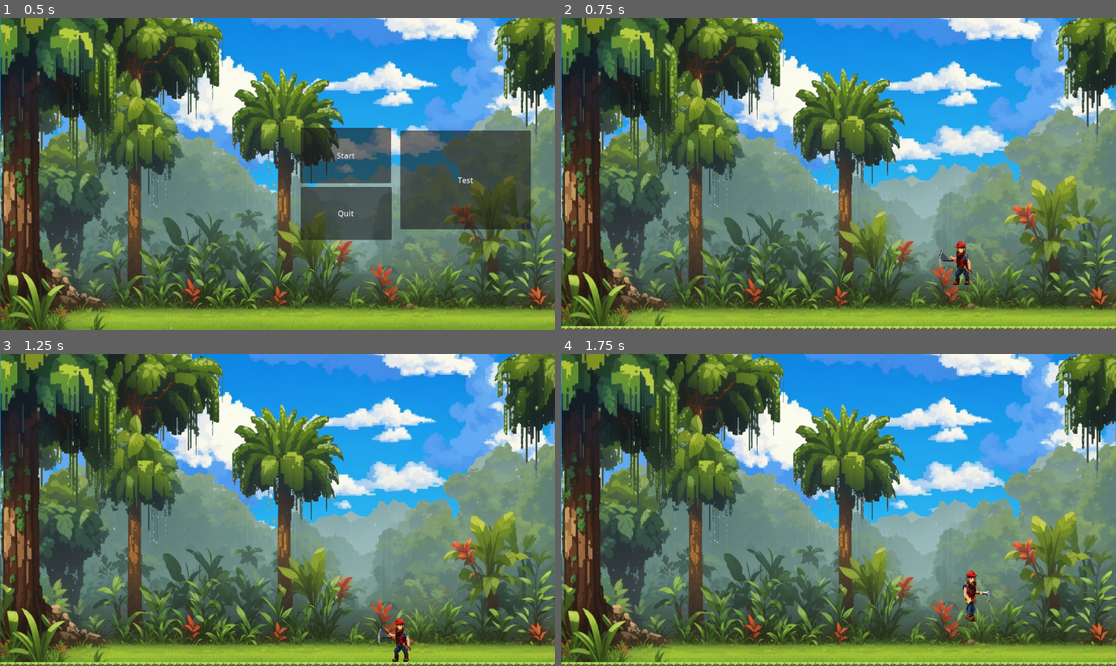
Above: before the commit, frames 1-4 (two rows, left to right).
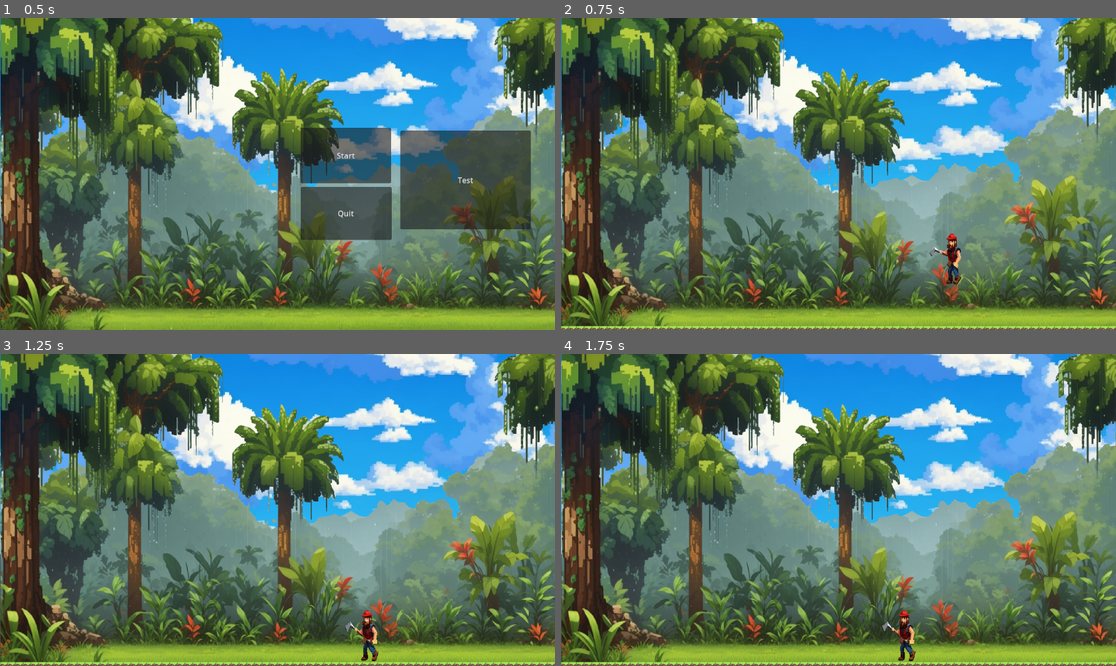
Above: after the commit, the same moments.

Repository: taylordallimore/Ape_Arborist
Game: Godot game, scene res://main.tscn
The game is run twice, just before and just after one commit, with the same random seed, the same clock (stepped at 60 frames per second) and the same inputs.
Inputs (mouse positions are in pixels of both pictures, inside the frame that each line leads up to):
- Up to frame 1 (0.5 s): no input
- Up to frame 2 (0.75 s): click "Start" at 0.5 s
- Up to frame 3 (1.25 s): no input
- Up to frame 4 (1.75 s): tap Enter (ui_accept) at 1.25 s; move the mouse to (960, 494) at 1.27 s; hold Right (ui_right) from 1.28 s (still down); hold Enter (ui_accept) from 1.28 s (still down); click (960, 494) at 1.42 s

Frame 1 is identical in both runs. In frame 2, 0.6% of the frame differs, in the area x 66-75%, y 69-86%; in frame 3, 0.7%, in the area x 62-75%, y 82-99%; in frame 4, 0.7%.

Commit message:
Added spawner

Diff:
--- a/Marker2D.gd
+++ b/Marker2D.gd
@@ -7,7 +7,9 @@
 
 
 func spawn():
-	var spawnling = spawnling_scene.instance()
-	spawnling.position = position
-	get_parent().add_child(spawnling)
-	# queue_free()
+	var spawnling = spawnling_scene.instantiate()
+	add_child(spawnling)
+	return spawnling
+
+func _on_timer_timeout():
+	spawn()
--- /dev/null
+++ b/Timer.gd
@@ -0,0 +1,19 @@
+extends Timer
+
+
+var lumber = preload("res://lumberjack.tscn")
+var lumber2 = preload("res://lumberjack.tscn")
+var lumber3 = preload("res://lumberjack.tscn")
+
+
+func _on_timeout():
+	randomize()
+	var lumberjack = lumber.instantiate()
+	var lumberjack2 = lumber2.instantiate()
+	var lumberjack3 = lumber3.instantiate()
+	add_child(lumberjack)
+	add_child(lumberjack2)
+	add_child(lumberjack3)
+	lumberjack.position = Vector2(200, 500)
+	lumberjack2.position = Vector2(300, 500)
+	lumberjack3.position = Vector2(400, 500)
--- /dev/null
+++ b/level_1.gd
@@ -0,0 +1,22 @@
+extends Node2D
+
+
+# var max_lumberjacks = 0
+var total_lumberjacks = 0
+@onready var lumberjacks = []
+# Called when the node enters the scene tree for the first time.
+func _ready():
+	$Spawner2D.spawn()
+	lumberjacks.append($Spawner2D)
+
+
+# Called every frame. 'delta' is the elapsed time since the previous frame.
+func _process(_delta):
+
+
+	if  lumberjacks.size() < 14:
+		lumberjacks.append(1)
+		total_lumberjacks += 1
+
+	# if lumberjacks.size()== 15:
+	# 	get_tree().change_scene_to_file("res://level_2.tscn")
--- a/level_1.tscn
+++ b/level_1.tscn
@@ -1,10 +1,10 @@
-[gd_scene load_steps=7 format=3 uid="uid://be67tw26ua16f"]
+[gd_scene load_steps=8 format=3 uid="uid://be67tw26ua16f"]
 
 [ext_resource type="PackedScene" uid="uid://b5duv7akkuhok" path="res://bg.tscn" id="1_0e2x1"]
+[ext_resource type="Script" path="res://level_1.gd" id="1_46e6q"]
 [ext_resource type="Texture2D" uid="uid://j5vtsox467i4" path="res://assets/tileset.png" id="1_ejclg"]
 [ext_resource type="PackedScene" uid="uid://cn2q8kmjstev0" path="res://lumberjack.tscn" id="3_qyo7w"]
-
-[sub_resource type="GDScript" id="GDScript_il7fe"]
+[ext_resource type="PackedScene" uid="uid://iiarnn756g7j" path="res://spawner_2d.tscn" id="4_sj4hu"]
 
 [sub_resource type="TileSetAtlasSource" id="TileSetAtlasSource_vc6k3"]
 texture = ExtResource("1_ejclg")
@@ -416,7 +416,7 @@
 sources/0 = SubResource("TileSetAtlasSource_vc6k3")
 
 [node name="Level1" type="Node2D"]
-script = SubResource("GDScript_il7fe")
+script = ExtResource("1_46e6q")
 
 [node name="TileMap" type="TileMap" parent="."]
 tile_set = SubResource("TileSet_w3spe")
@@ -429,3 +429,9 @@
 position = Vector2(817, 485)
 floor_max_angle = 1.77325
 floor_snap_length = 5.9
+
+[node name="Spawner2D" parent="." instance=ExtResource("4_sj4hu")]
+position = Vector2(2258, 547)
+
+[connection signal="ready" from="." to="." method="_on_ready"]
+[connection signal="ready" from="Spawner2D" to="." method="_on_spawner_2d_ready"]
--- a/lumberjack.gd
+++ b/lumberjack.gd
@@ -1,35 +1,53 @@
 extends CharacterBody2D
 
 
-const SPEED = 100.0
-const JUMP_VELOCITY = -400.0
+const SPEED = 1.0
+# const JUMP_VELOCITY = -400.0
 
 # Get the gravity from the project settings to be synced with RigidBody nodes.
 var gravity = ProjectSettings.get_setting("physics/2d/default_gravity")
+var health = 100
 
 @onready var anim = get_node("AnimationPlayer")
+
+func _ready():
+	velocity.x -=  100 *SPEED
+
 
 func _physics_process(delta):
 	# Add the gravity.
 	if not is_on_floor():
 		velocity.y += gravity * delta
 
-	# Handle Jump.
-	if Input.is_action_just_pressed("ui_accept") and is_on_floor():
-		velocity.y = JUMP_VELOCITY
+	if health <= 0:
+		anim.play("Death")
+		velocity.x = 0
+		velocity.y = 0
+		rotation_degrees = 90
+		return
 
-	# Get the input direction and handle the movement/deceleration.
-	# As good practice, you should replace UI actions with custom gameplay actions.
-	var direction = Input.get_axis("ui_left", "ui_right")
-	if direction == -1:
-		get_node("AnimatedSprite2D").flip_h = true
-	elif direction == 1:
-		get_node("AnimatedSprite2D").flip_h = false
-	if direction:
-		velocity.x = direction * SPEED
+
+	if velocity.x == 0:
+		anim.play("Hit")
+	else:
 		anim.play("Walk")
-	else:
-		velocity.x = move_toward(velocity.x, 0, SPEED)
-		anim.play("Hit")
 
+			##
 	move_and_slide()
+
+			# Handle Jump.
+			# if Input.is_action_just_pressed("ui_accept") and is_on_floor():
+			# 	velocity.y = JUMP_VELOCITYS
+
+			# Get the input direction and handle the movement/deceleration.
+			# As good practice, you should replace UI actions with custom gameplay actions.
+			# var direction = Input.get_axis("ui_left", "ui_right")
+			# if direction == -1:
+			# 	get_node("AnimatedSprite2D").flip_h = true
+			# elif direction == 1:
+			# 	get_node("AnimatedSprite2D").flip_h = false
+			# if direction:
+			#
+			# 	anim.play("Walk")
+			# else:
+			# 	velocity.x = move_toward(velocity.x, 0, SPEED)
--- a/lumberjack.tscn
+++ b/lumberjack.tscn
@@ -7,173 +7,6 @@
 [sub_resource type="CapsuleShape2D" id="CapsuleShape2D_5lr7n"]
 radius = 36.7136
 height = 101.662
-
-[sub_resource type="AtlasTexture" id="AtlasTexture_in3rt"]
-atlas = ExtResource("2_c3t2p")
-region = Rect2(0, 0, 169, 170)
-
-[sub_resource type="AtlasTexture" id="AtlasTexture_ptb2c"]
-atlas = ExtResource("2_c3t2p")
-region = Rect2(169, 0, 169, 170)
-
-[sub_resource type="AtlasTexture" id="AtlasTexture_a4ava"]
-atlas = ExtResource("2_c3t2p")
-region = Rect2(338, 0, 169, 170)
-
-[sub_resource type="AtlasTexture" id="AtlasTexture_f4wyc"]
-atlas = ExtResource("2_c3t2p")
-region = Rect2(507, 0, 169, 170)
-
-[sub_resource type="AtlasTexture" id="AtlasTexture_ep65v"]
-atlas = ExtResource("2_c3t2p")
-region = Rect2(0, 170, 169, 170)
-
-[sub_resource type="AtlasTexture" id="AtlasTexture_yycvm"]
-atlas = ExtResource("2_c3t2p")
-region = Rect2(169, 170, 169, 170)
-
-[sub_resource type="AtlasTexture" id="AtlasTexture_6csma"]
-atlas = ExtResource("2_c3t2p")
-region = Rect2(338, 170, 169, 170)
-
-[sub_resource type="AtlasTexture" id="AtlasTexture_mk8s4"]
-atlas = ExtResource("2_c3t2p")
-region = Rect2(507, 170, 169, 170)
-
-[sub_resource type="AtlasTexture" id="AtlasTexture_84bmu"]
-atlas = ExtResource("2_c3t2p")
-region = Rect2(0, 340, 169, 170)
-
-[sub_resource type="AtlasTexture" id="AtlasTexture_3sqy3"]
-atlas = ExtResource("2_c3t2p")
-region = Rect2(169, 340, 169, 170)
-
-[sub_resource type="AtlasTexture" id="AtlasTexture_wywgq"]
-atlas = ExtResource("2_c3t2p")
-region = Rect2(338, 340, 169, 170)
-
-[sub_resource type="AtlasTexture" id="AtlasTexture_g06rt"]
-atlas = ExtResource("2_c3t2p")
-region = Rect2(507, 340, 169, 170)
-
-[sub_resource type="AtlasTexture" id="AtlasTexture_lb7es"]
-atlas = ExtResource("2_c3t2p")
-region = Rect2(0, 510, 169, 170)
-
-[sub_resource type="AtlasTexture" id="AtlasTexture_bmeu8"]
-atlas = ExtResource("2_c3t2p")
-region = Rect2(169, 510, 169, 170)
-
-[sub_resource type="AtlasTexture" id="AtlasTexture_jfkpg"]
-atlas = ExtResource("2_c3t2p")
-region = Rect2(338, 510, 169, 170)
-
-[sub_resource type="AtlasTexture" id="AtlasTexture_6csc2"]
-atlas = ExtResource("2_c3t2p")
-region = Rect2(507, 510, 169, 170)
-
-[sub_resource type="AtlasTexture" id="AtlasTexture_a5at1"]
-atlas = ExtResource("1_7fvyb")
-region = Rect2(0, 0, 163, 172)
-
-[sub_resource type="AtlasTexture" id="AtlasTexture_o35ix"]
-atlas = ExtResource("1_7fvyb")
-region = Rect2(163, 0, 163, 172)
-
-[sub_resource type="AtlasTexture" id="AtlasTexture_1a5w7"]
-atlas = ExtResource("1_7fvyb")
-region = Rect2(326, 0, 163, 172)
-
-[sub_resource type="AtlasTexture" id="AtlasTexture_a76vc"]
-atlas = ExtResource("1_7fvyb")
-region = Rect2(0, 172, 163, 172)
-
-[sub_resource type="AtlasTexture" id="AtlasTexture_4omw0"]
-atlas = ExtResource("1_7fvyb")
-region = Rect2(163, 172, 163, 172)
-
-[sub_resource type="AtlasTexture" id="AtlasTexture_fho76"]
-atlas = ExtResource("1_7fvyb")
-region = Rect2(326, 172, 163, 172)
-
-[sub_resource type="SpriteFrames" id="SpriteFrames_q0ub0"]
-animations = [{
-"frames": [{
-"duration": 1.0,
-"texture": SubResource("AtlasTexture_in3rt")
-}, {
-"duration": 1.0,
-"texture": SubResource("AtlasTexture_ptb2c")
-}, {
-"duration": 1.0,
-"texture": SubResource("AtlasTexture_a4ava")
-}, {
-"duration": 1.0,
-"texture": SubResource("AtlasTexture_f4wyc")
-}, {
-"duration": 1.0,
-"texture": SubResource("AtlasTexture_ep65v")
-}, {
-"duration": 1.0,
-"texture": SubResource("AtlasTexture_yycvm")
-}, {
-"duration": 1.0,
-"texture": SubResource("AtlasTexture_6csma")
-}, {
-"duration": 1.0,
-"texture": SubResource("AtlasTexture_mk8s4")
-}, {
-"duration": 1.0,
-"texture": SubResource("AtlasTexture_84bmu")
-}, {
-"duration": 1.0,
-"texture": SubResource("AtlasTexture_3sqy3")
-}, {
-"duration": 1.0,
-"texture": SubResource("AtlasTexture_wywgq")
-}, {
-"duration": 1.0,
-"texture": SubResource("AtlasTexture_g06rt")
-}, {
-"duration": 1.0,
-"texture": SubResource("AtlasTexture_lb7es")
-}, {
-"duration": 1.0,
-"texture": SubResource("AtlasTexture_bmeu8")
-}, {
-"duration": 1.0,
-"texture": SubResource("AtlasTexture_jfkpg")
-}, {
-"duration": 1.0,
-"texture": SubResource("AtlasTexture_6csc2")
-}],
-"loop": true,
-"name": &"Hit",
-"speed": 5.0
-}, {
-"frames": [{
-"duration": 1.0,
-"texture": SubResource("AtlasTexture_a5at1")
-}, {
-"duration": 1.0,
-"texture": SubResource("AtlasTexture_o35ix")
-}, {
-"duration": 1.0,
-"texture": SubResource("AtlasTexture_1a5w7")
-}, {
-"duration": 1.0,
-"texture": SubResource("AtlasTexture_a76vc")
-}, {
-"duration": 1.0,
-"texture": SubResource("AtlasTexture_4omw0")
-}, {
-"duration": 1.0,
-"texture": SubResource("AtlasTexture_fho76")
-}],
-"loop": false,
-"name": &"Walk",
-"speed": 5.0
-}]
 
 [sub_resource type="Animation" id="Animation_6c1qc"]
 length = 0.001
@@ -268,6 +101,173 @@
 "Walk": SubResource("Animation_akboq")
 }
 
+[sub_resource type="AtlasTexture" id="AtlasTexture_in3rt"]
+atlas = ExtResource("2_c3t2p")
+region = Rect2(0, 0, 169, 170)
+
+[sub_resource type="AtlasTexture" id="AtlasTexture_ptb2c"]
+atlas = ExtResource("2_c3t2p")
+region = Rect2(169, 0, 169, 170)
+
+[sub_resource type="AtlasTexture" id="AtlasTexture_a4ava"]
+atlas = ExtResource("2_c3t2p")
+region = Rect2(338, 0, 169, 170)
+
+[sub_resource type="AtlasTexture" id="AtlasTexture_f4wyc"]
+atlas = ExtResource("2_c3t2p")
+region = Rect2(507, 0, 169, 170)
+
+[sub_resource type="AtlasTexture" id="AtlasTexture_ep65v"]
+atlas = ExtResource("2_c3t2p")
+region = Rect2(0, 170, 169, 170)
+
+[sub_resource type="AtlasTexture" id="AtlasTexture_yycvm"]
+atlas = ExtResource("2_c3t2p")
+region = Rect2(169, 170, 169, 170)
+
+[sub_resource type="AtlasTexture" id="AtlasTexture_6csma"]
+atlas = ExtResource("2_c3t2p")
+region = Rect2(338, 170, 169, 170)
+
+[sub_resource type="AtlasTexture" id="AtlasTexture_mk8s4"]
+atlas = ExtResource("2_c3t2p")
+region = Rect2(507, 170, 169, 170)
+
+[sub_resource type="AtlasTexture" id="AtlasTexture_84bmu"]
+atlas = ExtResource("2_c3t2p")
+region = Rect2(0, 340, 169, 170)
+
+[sub_resource type="AtlasTexture" id="AtlasTexture_3sqy3"]
+atlas = ExtResource("2_c3t2p")
+region = Rect2(169, 340, 169, 170)
+
+[sub_resource type="AtlasTexture" id="AtlasTexture_wywgq"]
+atlas = ExtResource("2_c3t2p")
+region = Rect2(338, 340, 169, 170)
+
+[sub_resource type="AtlasTexture" id="AtlasTexture_g06rt"]
+atlas = ExtResource("2_c3t2p")
+region = Rect2(507, 340, 169, 170)
+
+[sub_resource type="AtlasTexture" id="AtlasTexture_lb7es"]
+atlas = ExtResource("2_c3t2p")
+region = Rect2(0, 510, 169, 170)
+
+[sub_resource type="AtlasTexture" id="AtlasTexture_bmeu8"]
+atlas = ExtResource("2_c3t2p")
+region = Rect2(169, 510, 169, 170)
+
+[sub_resource type="AtlasTexture" id="AtlasTexture_jfkpg"]
+atlas = ExtResource("2_c3t2p")
+region = Rect2(338, 510, 169, 170)
+
+[sub_resource type="AtlasTexture" id="AtlasTexture_6csc2"]
+atlas = ExtResource("2_c3t2p")
+region = Rect2(507, 510, 169, 170)
+
+[sub_resource type="AtlasTexture" id="AtlasTexture_a5at1"]
+atlas = ExtResource("1_7fvyb")
+region = Rect2(0, 0, 163, 172)
+
+[sub_resource type="AtlasTexture" id="AtlasTexture_o35ix"]
+atlas = ExtResource("1_7fvyb")
+region = Rect2(163, 0, 163, 172)
+
+[sub_resource type="AtlasTexture" id="AtlasTexture_1a5w7"]
+atlas = ExtResource("1_7fvyb")
+region = Rect2(326, 0, 163, 172)
+
+[sub_resource type="AtlasTexture" id="AtlasTexture_a76vc"]
+atlas = ExtResource("1_7fvyb")
+region = Rect2(0, 172, 163, 172)
+
+[sub_resource type="AtlasTexture" id="AtlasTexture_4omw0"]
+atlas = ExtResource("1_7fvyb")
+region = Rect2(163, 172, 163, 172)
+
+[sub_resource type="AtlasTexture" id="AtlasTexture_fho76"]
+atlas = ExtResource("1_7fvyb")
+region = Rect2(326, 172, 163, 172)
+
+[sub_resource type="SpriteFrames" id="SpriteFrames_q0ub0"]
+animations = [{
+"frames": [{
+"duration": 1.0,
+"texture": SubResource("AtlasTexture_in3rt")
+}, {
+"duration": 1.0,
+"texture": SubResource("AtlasTexture_ptb2c")
+}, {
+"duration": 1.0,
+"texture": SubResource("AtlasTexture_a4ava")
+}, {
+"duration": 1.0,
+"texture": SubResource("AtlasTexture_f4wyc")
+}, {
+"duration": 1.0,
+"texture": SubResource("AtlasTexture_ep65v")
+}, {
+"duration": 1.0,
+"texture": SubResource("AtlasTexture_yycvm")
+}, {
+"duration": 1.0,
+"texture": SubResource("AtlasTexture_6csma")
+}, {
+"duration": 1.0,
+"texture": SubResource("AtlasTexture_mk8s4")
+}, {
+"duration": 1.0,
+"texture": SubResource("AtlasTexture_84bmu")
+}, {
+"duration": 1.0,
+"texture": SubResource("AtlasTexture_3sqy3")
+}, {
+"duration": 1.0,
+"texture": SubResource("AtlasTexture_wywgq")
+}, {
+"duration": 1.0,
+"texture": SubResource("AtlasTexture_g06rt")
+}, {
+"duration": 1.0,
+"texture": SubResource("AtlasTexture_lb7es")
+}, {
+"duration": 1.0,
+"texture": SubResource("AtlasTexture_bmeu8")
+}, {
+"duration": 1.0,
+"texture": SubResource("AtlasTexture_jfkpg")
+}, {
+"duration": 1.0,
+"texture": SubResource("AtlasTexture_6csc2")
+}],
+"loop": true,
+"name": &"Hit",
+"speed": 5.0
+}, {
+"frames": [{
+"duration": 1.0,
+"texture": SubResource("AtlasTexture_a5at1")
+}, {
+"duration": 1.0,
+"texture": SubResource("AtlasTexture_o35ix")
+}, {
+"duration": 1.0,
+"texture": SubResource("AtlasTexture_1a5w7")
+}, {
+"duration": 1.0,
+"texture": SubResource("AtlasTexture_a76vc")
+}, {
+"duration": 1.0,
+"texture": SubResource("AtlasTexture_4omw0")
+}, {
+"duration": 1.0,
+"texture": SubResource("AtlasTexture_fho76")
+}],
+"loop": false,
+"name": &"Walk",
+"speed": 5.0
+}]
+
 [node name="Lumberjack" type="CharacterBody2D"]
 scale = Vector2(0.789898, 1.04267)
 script = ExtResource("1_cdbgi")
@@ -275,17 +275,19 @@
 [node name="CollisionShape2D" type="CollisionShape2D" parent="."]
 position = Vector2(16.4578, 1.91816)
 shape = SubResource("CapsuleShape2D_5lr7n")
+one_way_collision = true
+
+[node name="AnimationPlayer" type="AnimationPlayer" parent="."]
+root_node = NodePath("../AnimatedSprite2D")
+libraries = {
+"": SubResource("AnimationLibrary_uh3pj")
+}
 
 [node name="AnimatedSprite2D" type="AnimatedSprite2D" parent="."]
 position = Vector2(0, 0.959078)
 scale = Vector2(0.543988, 0.601535)
 sprite_frames = SubResource("SpriteFrames_q0ub0")
 animation = &"Hit"
-frame = 2
+frame = 6
 flip_h = true
-
-[node name="AnimationPlayer" type="AnimationPlayer" parent="."]
-root_node = NodePath("../AnimatedSprite2D")
-libraries = {
-"": SubResource("AnimationLibrary_uh3pj")
-}
+metadata/_edit_lock_ = true
--- a/spawner_2d.tscn
+++ b/spawner_2d.tscn
@@ -8,3 +8,10 @@
 gizmo_extents = 50.0
 script = ExtResource("1_fr8ur")
 spawnling_scene = ExtResource("2_vbsg8")
+
+[node name="Timer" type="Timer" parent="."]
+wait_time = 5.0
+autostart = true
+
+[connection signal="spawned" from="." to="." method="_on_spawned"]
+[connection signal="timeout" from="Timer" to="." method="_on_timer_timeout"]
